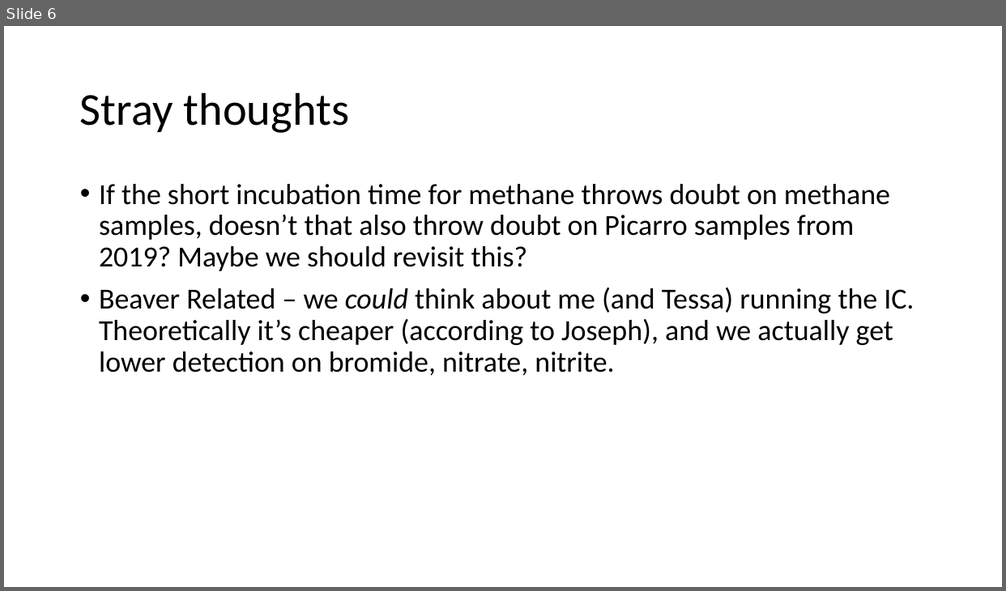
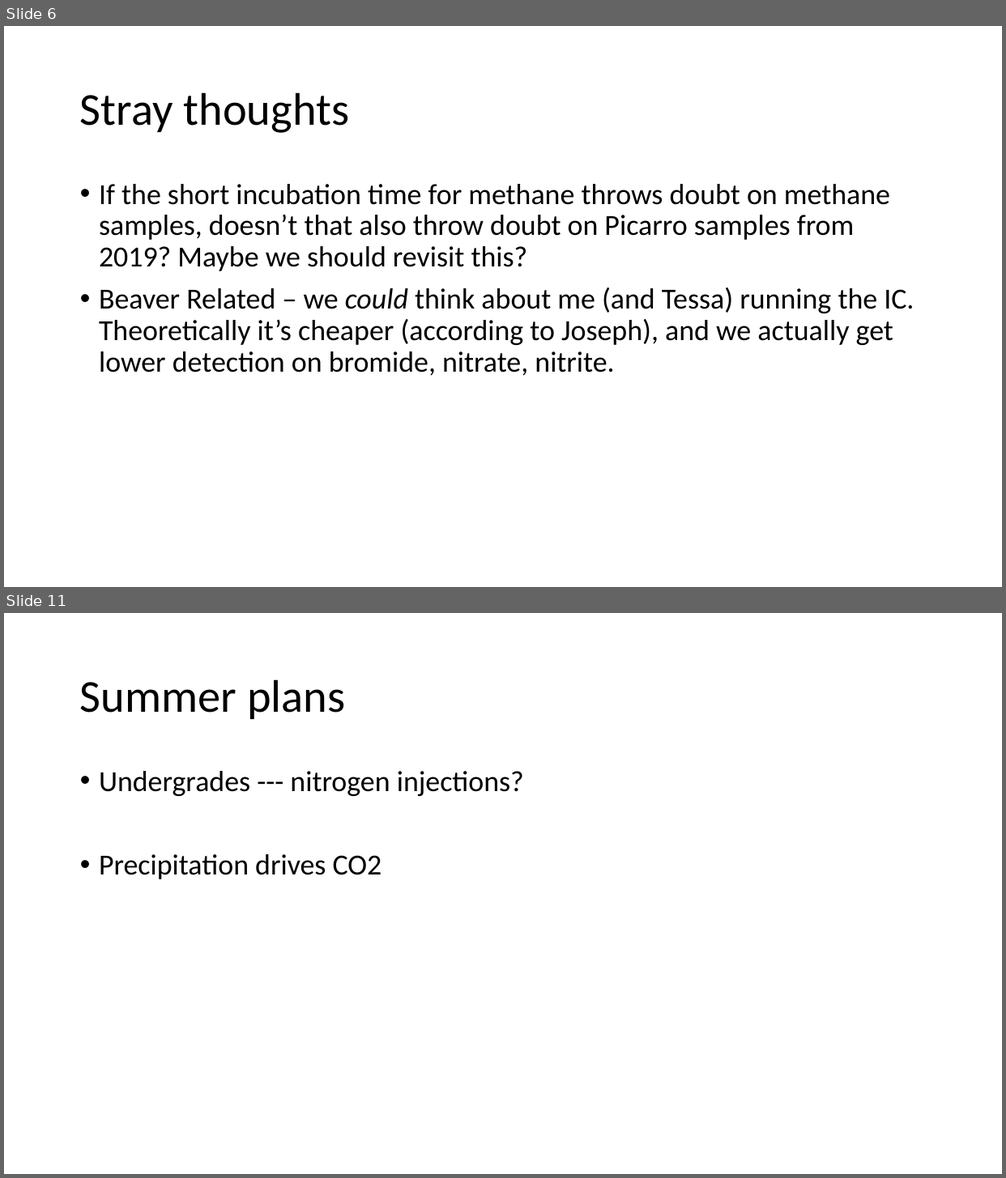
Before and after one commit to carbonshed/Ecuador2021, a slide deck: plots/DataVis_2022-01-10.pptx. Shown one above the other, each under a label of ours: slide 6 before the commit, slides 6 and 11 after it; the slides between them are not shown. The pictures are 1006x591 and 1006x1178 pixels, drawn with LibreOffice and Linux fonts; fonts in the diff are those of the drawing. Boxes give left, top, right and bottom in pixels: in the first picture for what was removed or moved away, otherwise in the second. Text is boxed around its words. In the diff, an @@ line names an element or a change of style, - is before the commit and + after.

```diff
--- a/plots/DataVis_2022-01-10.pptx
+++ b/plots/DataVis_2022-01-10.pptx
@@ slide 11 added at <box>4,613,1002,1174</box>, background #FFFFFF @@
@@ title added at <box>80,679,345,719</box>, 44 pt, text #000000 @@
+Summer plans
@@ text added at <box>99,771,524,879</box>, 28 pt, text #000000 @@
+• Undergrades --- nitrogen injections?
+• Precipitation drives CO2
```
Also in this commit, not shown: 1 slide changed, 7 other slides added.
